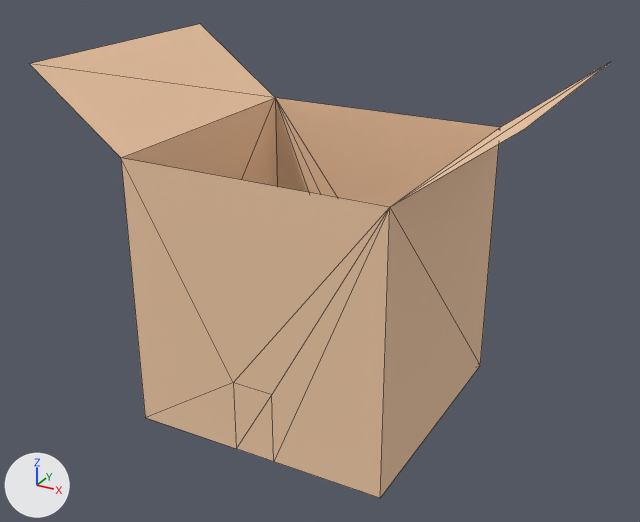
A saved change to the glTF model assets/props/furniture/cardboardBoxOpen.glb.
Both versions are drawn from a camera (50 mm lens) standing at (0.422, -0.471, 0.41) and looking at (0.109, 0.1, 0.125). Lighting does not change. The marker at lower left points along +X, +Y and +Z. The picture after the commit comes second. Mesh edges are drawn as thin lines. Vertices at exactly the same position are counted once.

The first picture shows 'cardboardBoxOpen(Clone)'.
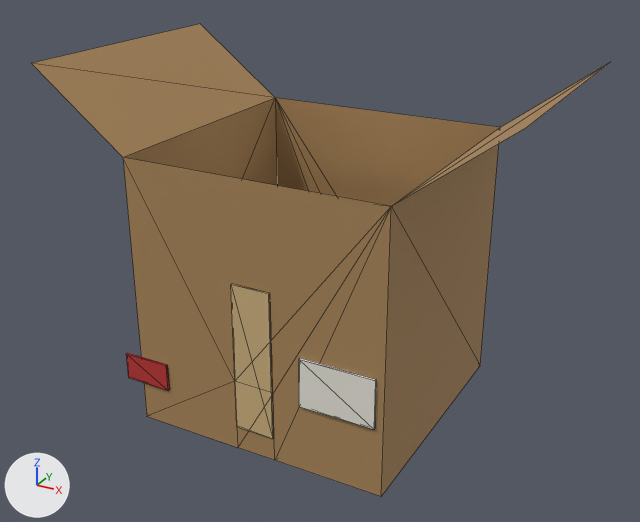
Pixel boxes [x1, y1, x2, y2] of what changed, in the pictures (640 x 522 px):
'cardboardBoxOpen(Clone)', reshaped, moved, rescaled: before [30, 24, 609, 498]; after [31, 24, 609, 496]
part 1 of me_mesh_cardboardboxopen, added (brown): after [231, 284, 273, 438]
part 2 of me_mesh_cardboardboxopen, added: after [299, 358, 377, 429]
part 3 of me_mesh_cardboardboxopen, added (red): after [126, 353, 170, 390]
part 4 of me_mesh_cardboardboxopen, recoloured (beige to brown): [31, 24, 609, 496] in both

The change, as a list of edits to the scene's bpy script:
```text
Add mat_tape_007:
    mat_tape_007 = principled_material('tape.007')
    mat_tape_007.base_color = (0.62, 0.45, 0.22)  # brown #ceb381
    mat_tape_007.roughness = 0.35
Add mat_red_007:
    mat_red_007 = principled_material('red.007')
    mat_red_007.base_color = (0.5, 0.03, 0.03)  # red #bc3030
    mat_red_007.roughness = 0.7
Add mat_kraft_007:
    mat_kraft_007 = principled_material('kraft.007')
    mat_kraft_007.base_color = (0.4, 0.24, 0.1)  # brown #aa8659
    mat_kraft_007.roughness = 0.8
Add mat_paper_007:
    mat_paper_007 = principled_material('paper.007')
    mat_paper_007.base_color = (0.8, 0.78, 0.7)  # white #e7e5da
    mat_paper_007.roughness = 0.9
Change me_mesh_cardboardboxopen:
    used by ob_cardboardboxopen_clone; location = (0.0, 0.0, 0.0)
    remove me_mesh_cardboardboxopen.from_pydata(...)  # 20 vertices, 30 faces; spans x -0.08..0.292, y 0.0..0.212, z 0.0..0.281
    add me_mesh_cardboardboxopen.from_pydata(...)  # 52 vertices, 78 faces; spans x -0.08..0.292, y -0.002..0.212, z 0.0..0.281
    me_mesh_cardboardboxopen part 1: a new loose piece, a box spanning x 0.0902..0.1222, y -0.001..0.001, z 0.02..0.1405, in mat_tape_007 (brown #ceb381)
    me_mesh_cardboardboxopen part 2: a new loose piece, a box spanning x 0.1462..0.2062, y -0.002..0.0, z 0.0562..0.0955, in mat_paper_007 (white #e7e5da)
    me_mesh_cardboardboxopen part 3: a new loose piece, a box spanning x -0.0138..0.0262, y -0.002..0.0, z 0.0337..0.0562, in mat_red_007 (red #bc3030)
    me_mesh_cardboardboxopen part 4: 30 faces spanning x -0.08..0.292, y 0.0..0.212, z 0.0..0.281 switch from mat_wood (beige #f3cca8) to mat_kraft_007 (brown #aa8659)
    other edits to the shape of me_mesh_cardboardboxopen do not show in these pictures
    add me_mesh_cardboardboxopen.materials.append(mat_tape_007)  # brown #ceb381
    add me_mesh_cardboardboxopen.materials.append(mat_paper_007)  # white #e7e5da
    add me_mesh_cardboardboxopen.materials.append(mat_red_007)  # red #bc3030
Change ob_cardboardboxopen_clone:
    ob_cardboardboxopen_clone.location: (0.0, 0.0, 0.0) -> (0.0, 0.002, 0.0)
    ob_cardboardboxopen_clone.scale: (1.0, 1.0, 1.0) -> (1.0, 0.991, 1.0)
```
